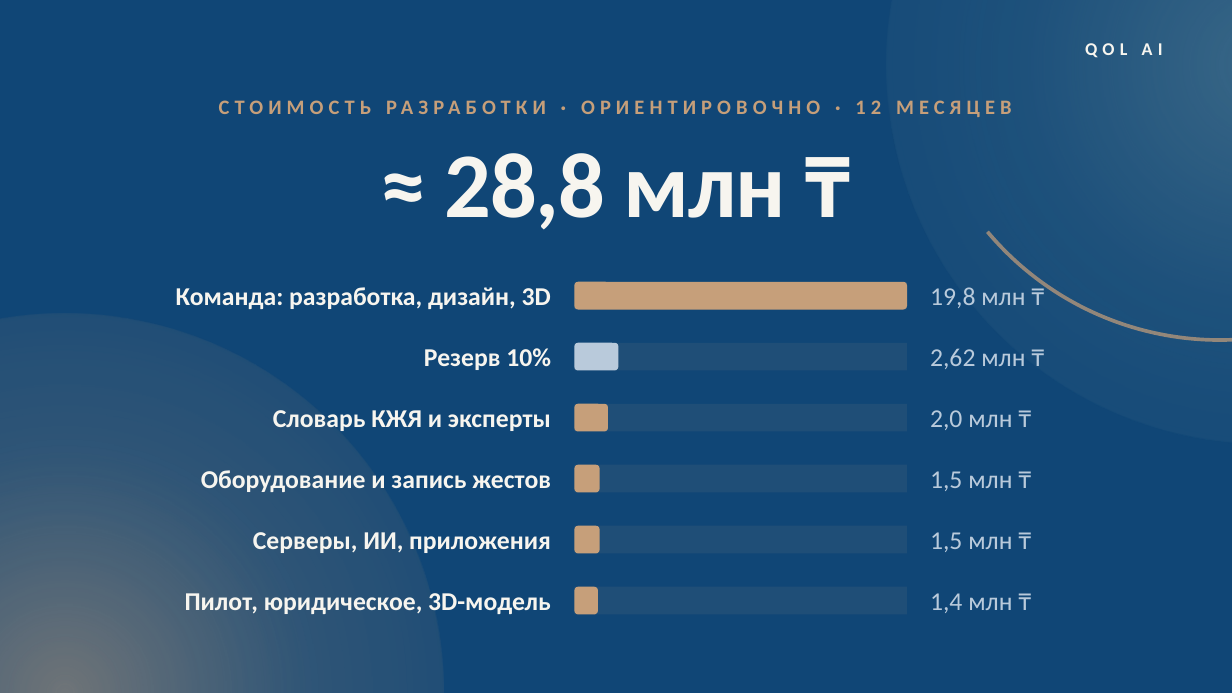
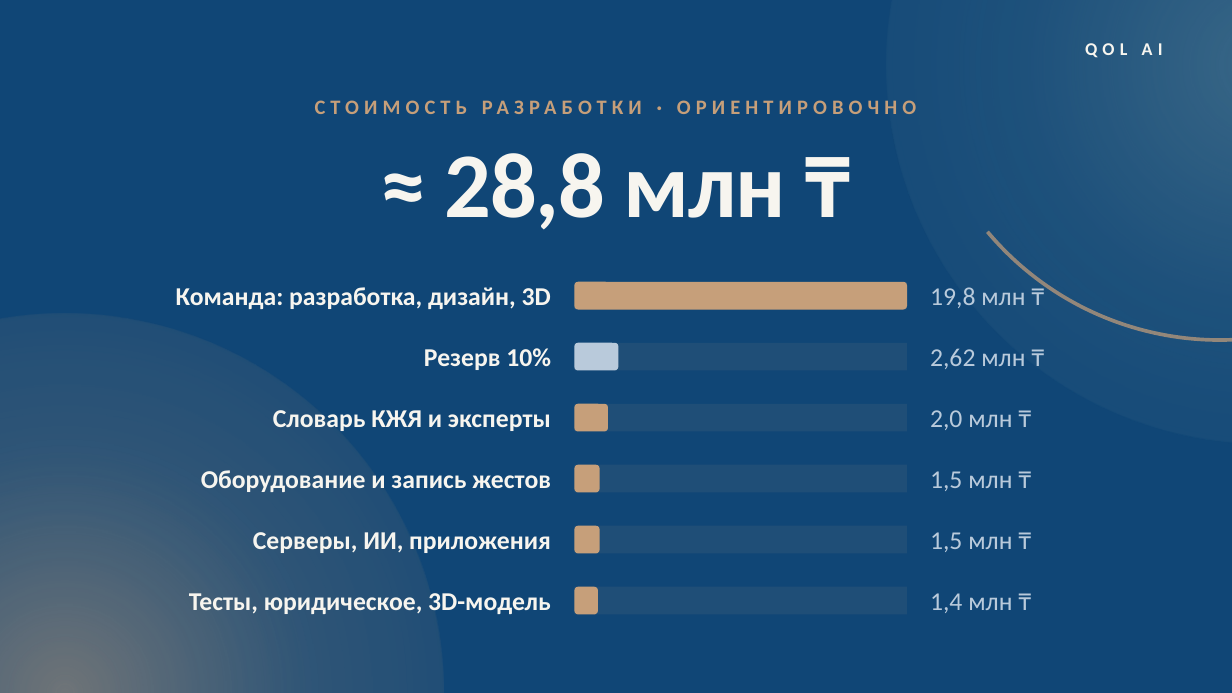
Before and after one commit to LofiSilent/Qol-Ai, a slide deck: slide 12 of presentation/QolAI_RU_Banks_qol-ai-app.pptx (slide 13 before the commit). Drawn at 1232x693 pixels with LibreOffice and Linux fonts; fonts in the diff are those of the drawing. Boxes give left, top, right and bottom in pixels: in the first picture for what was removed or moved away, otherwise in the second. Text is boxed around its words. In the diff, an @@ line names an element or a change of style, - is before the commit and + after.

Commit message:
Колода банков: план развития и оценка без «пилота», без «12 месяцев»

```diff
--- a/presentation/QolAI_RU_Banks_qol-ai-app.pptx
+++ b/presentation/QolAI_RU_Banks_qol-ai-app.pptx
@@ text at box(315, 100, 916, 114): text changed @@
-СТОИМОСТЬ РАЗРАБОТКИ · ОРИЕНТИРОВОЧНО · 12 МЕСЯЦЕВ
+СТОИМОСТЬ РАЗРАБОТКИ · ОРИЕНТИРОВОЧНО
@@ text at box(189, 593, 551, 614): text changed @@
-Пилот, юридическое, 3D-модель
+Тесты, юридическое, 3D-модель
```
Also in this commit, not shown: 6 other slides changed, 1 slide removed, 1 other file.
